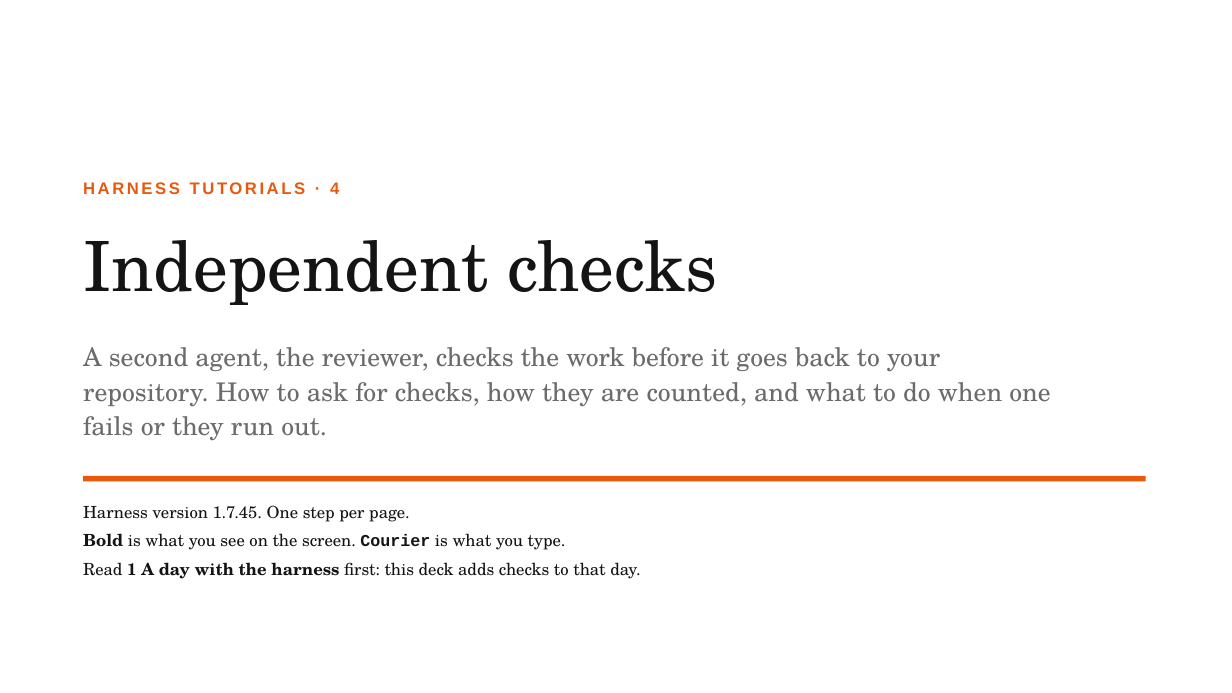
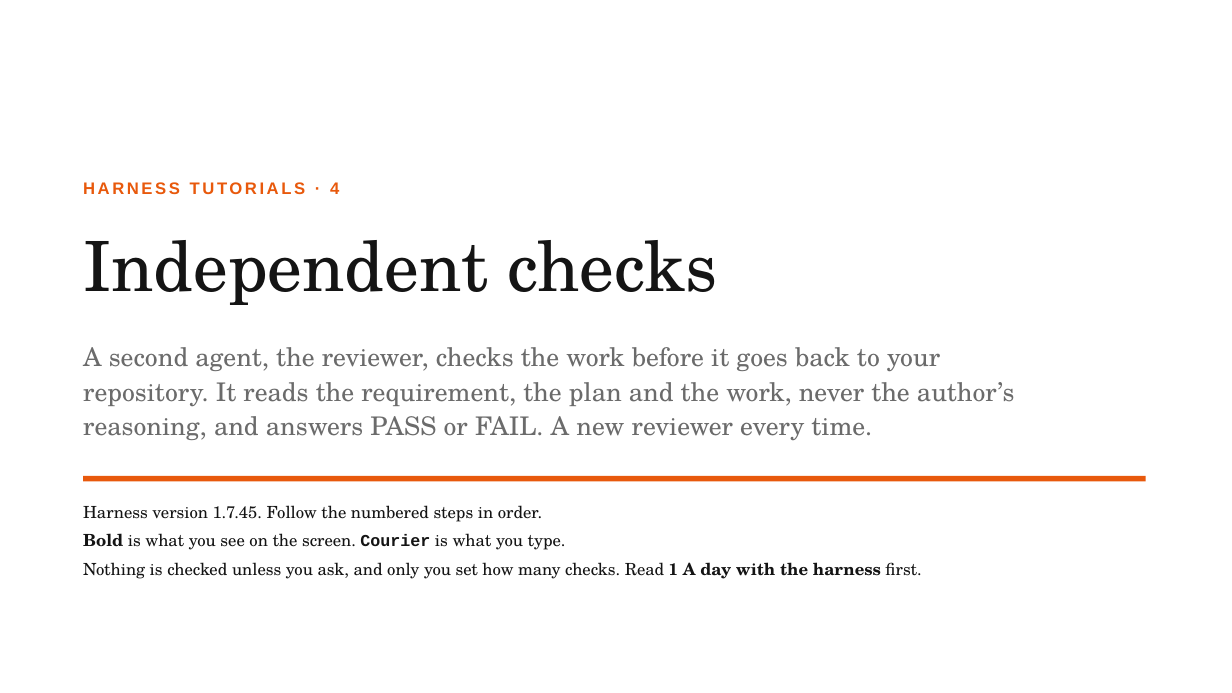
Before and after one commit to Smars-Bin-Hu/ai-exploration, a slide deck: slide 1 of source/tutorials/4_checks.pptx. Drawn at 1232x693 pixels with LibreOffice and Linux fonts; fonts in the diff are those of the drawing. Boxes give left, top, right and bottom in pixels: in the first picture for what was removed or moved away, otherwise in the second. Text is boxed around its words. In the diff, an @@ line names an element or a change of style, - is before the commit and + after.

```diff
--- a/source/tutorials/4_checks.pptx
+++ b/source/tutorials/4_checks.pptx
@@ text at (83, 347, 1015, 440): text changed @@
-A second agent, the reviewer, checks the work before it goes back to your repository. How to ask for checks, how they are counted, and what to do when one fails or they run out.
+A second agent, the reviewer, checks the work before it goes back to your repository. It reads the requirement, the plan and the work, never the author’s reasoning, and answers PASS or FAIL. A new reviewer every time.
@@ text at (83, 505, 542, 522): text changed @@
-Harness version 1.7.45. One step per page.
+Harness version 1.7.45. Follow the numbered steps in order.
@@ text at (83, 562, 921, 579): text changed @@
-Read 1 A day with the harness first: this deck adds checks to that day.
+Nothing is checked unless you ask, and only you set how many checks. Read 1 A day with the harness first.
```
Also in this commit, not shown: 5 other slides changed, 5 slides added, 8 slides removed, 15 other files.
